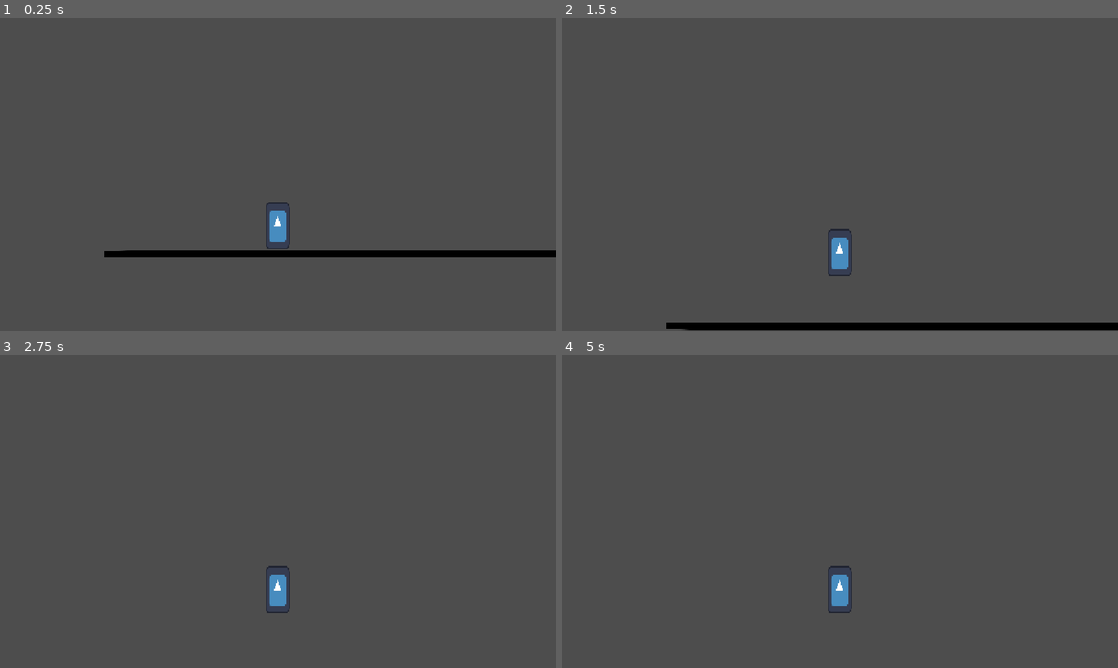
Above: before the commit, frames 1-4 (two rows, left to right).
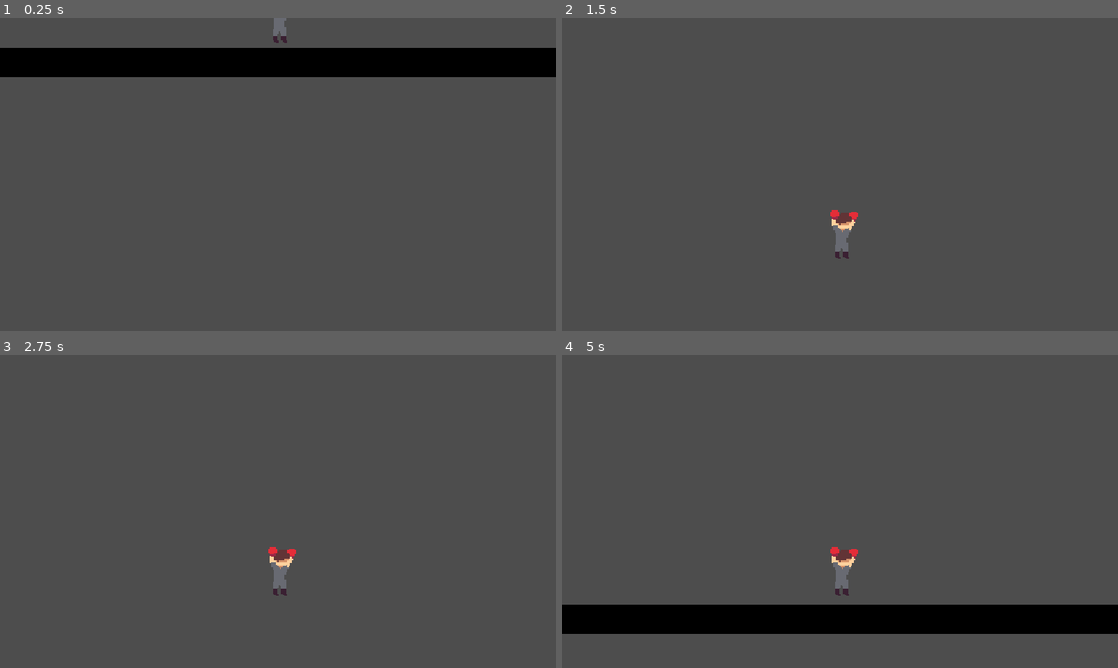
Above: after the commit, the same moments.

Repository: CheeseySofa/Martial-Arts-Fighter-or-smth
Game: Godot game, scene res://Scenes/world.tscn
Same seed, same stepped clock (60 frames per second), same inputs: the game is played once before the commit and once after it. The engine's default icon, where the game draws it, is replaced by a stand-in: a white triangle on a blue panel in a dark square.
Inputs (mouse positions are in pixels of both pictures, inside the frame that each line leads up to):
- Up to frame 1 (0.25 s): no input
- Up to frame 2 (1.5 s): tap Enter at 0.5 s; move the mouse to (962, 158) at 0.52 s; tap A (A) at 0.6 s; click (962, 158) at 0.67 s; tap Space (jump) at 0.77, 1.07 s; tap D (D) at 0.8 s; drag from (728, 190) to (812, 237) at 1.27 s
- Up to frame 3 (2.75 s): tap Space (jump) at 2, 2.3 s; move the mouse to (333, 442) at 2.02 s; tap F (punch, bound only after the commit) at 2.1 s; click (333, 442) at 2.17 s
- Up to frame 4 (5 s): tap Enter at 2.75, 4.25 s; drag from (812, 574) to (673, 464) at 2.77 s; tap Space (jump) at 3.5, 3.77, 4.07 s; move the mouse to (1006, 558) at 3.52 s; tap A (A) at 3.6 s; click (1006, 558) at 3.67 s; tap D (D) at 3.8 s; drag from (673, 464) to (756, 433) at 4.27 s

The runs differ from the first frame. In frame 1, 12% of the frame differs, in the area x 0-100%, y 0-77%; in frame 2, 2.6%; in frame 3, 0.7%; in frame 4, 10%.

Commit message:
Added basic combo mechanics

Diff:
--- a/Scenes/Player.tscn
+++ b/Scenes/Player.tscn
@@ -1,33 +1,135 @@
 [gd_scene format=3 uid="uid://daxy5l0r18q1j"]
 
 [ext_resource type="Script" uid="uid://5ljqogr5e7u6" path="res://Scripts/player.gd" id="1_kyqiw"]
-[ext_resource type="Texture2D" uid="uid://cpo632ij2cj3u" path="res://icon.svg" id="1_rpqav"]
+[ext_resource type="Texture2D" uid="uid://csyie07xkojl6" path="res://Assets/placeholder/jump/character-jump-0.png" id="3_1e7my"]
+[ext_resource type="Texture2D" uid="uid://bkqq67acgpxqs" path="res://Assets/placeholder/idle/character-idle-0.png" id="3_bhhdu"]
+[ext_resource type="PackedScene" uid="uid://c8pf2mck76cg3" path="res://Scenes/hurt_box.tscn" id="3_gntrk"]
+[ext_resource type="Texture2D" uid="uid://cr5ixs64lkt11" path="res://Assets/placeholder/run/character-run-0.png" id="3_o3h8g"]
+[ext_resource type="Texture2D" uid="uid://drxvas2aiwyxg" path="res://Assets/placeholder/run/character-run-1.png" id="4_1e7my"]
+[ext_resource type="Texture2D" uid="uid://dgjc2e8mcvkcd" path="res://Assets/placeholder/attack/character-attack-0.png" id="4_1iu4k"]
+[ext_resource type="Texture2D" uid="uid://2hxy4g8tirka" path="res://Assets/placeholder/idle/character-idle-1.png" id="4_megsn"]
+[ext_resource type="Texture2D" uid="uid://cfpum0fcvs08b" path="res://Assets/placeholder/run/character-run-2.png" id="5_arntx"]
+[ext_resource type="Texture2D" uid="uid://cyhc8pakt0lfr" path="res://Assets/placeholder/attack/character-attack-1.png" id="5_m0x7a"]
+[ext_resource type="Texture2D" uid="uid://bq7neqbt1yarl" path="res://Assets/placeholder/idle/character-idle-2.png" id="5_yoq75"]
+[ext_resource type="Texture2D" uid="uid://v1428x124o60" path="res://Assets/placeholder/attack/character-attack-2.png" id="6_5v66d"]
+[ext_resource type="Texture2D" uid="uid://dlpwvdyexa5kp" path="res://Assets/placeholder/idle/character-idle-3.png" id="6_ksbbd"]
+[ext_resource type="Texture2D" uid="uid://c08jqtawl6i48" path="res://Assets/placeholder/run/character-run-3.png" id="6_lslt6"]
+[ext_resource type="Texture2D" uid="uid://crcg3xeblpnwe" path="res://Assets/placeholder/idle/character-idle-4.png" id="7_glx4g"]
+[ext_resource type="Texture2D" uid="uid://bp31yb8fb8xtb" path="res://Assets/placeholder/run/character-run-4.png" id="7_ulo2v"]
+[ext_resource type="Texture2D" uid="uid://3enupogu16k0" path="res://Assets/placeholder/attack/character-attack-3.png" id="7_x63xi"]
+[ext_resource type="Texture2D" uid="uid://mwm4rjogyq6r" path="res://Assets/placeholder/run/character-run-5.png" id="8_1iu4k"]
+[ext_resource type="Texture2D" uid="uid://cplup2q61ulpi" path="res://Assets/placeholder/idle/character-idle-5.png" id="8_miouo"]
 
 [sub_resource type="RectangleShape2D" id="RectangleShape2D_uvcww"]
-size = Vector2(162, 371)
+size = Vector2(48.456062, 95.534546)
+
+[sub_resource type="SpriteFrames" id="SpriteFrames_kyqiw"]
+animations = [{
+"frames": [{
+"duration": 1.0,
+"texture": ExtResource("3_1e7my")
+}],
+"loop": 1,
+"name": &"Jump",
+"speed": 5.0
+}, {
+"frames": [{
+"duration": 1.0,
+"texture": ExtResource("4_1iu4k")
+}, {
+"duration": 1.0,
+"texture": ExtResource("5_m0x7a")
+}, {
+"duration": 1.0,
+"texture": ExtResource("6_5v66d")
+}, {
+"duration": 1.0,
+"texture": ExtResource("7_x63xi")
+}],
+"loop": 1,
+"name": &"Punch",
+"speed": 10.0
+}, {
+"frames": [{
+"duration": 1.0,
+"texture": ExtResource("3_o3h8g")
+}, {
+"duration": 1.0,
+"texture": ExtResource("4_1e7my")
+}, {
+"duration": 1.0,
+"texture": ExtResource("5_arntx")
+}, {
+"duration": 1.0,
+"texture": ExtResource("6_lslt6")
+}, {
+"duration": 1.0,
+"texture": ExtResource("7_ulo2v")
+}, {
+"duration": 1.0,
+"texture": ExtResource("8_1iu4k")
+}],
+"loop": 1,
+"name": &"Run",
+"speed": 13.0
+}, {
+"frames": [],
+"loop": 1,
+"name": &"attack",
+"speed": 5.0
+}, {
+"frames": [{
+"duration": 1.0,
+"texture": ExtResource("3_bhhdu")
+}, {
+"duration": 1.0,
+"texture": ExtResource("4_megsn")
+}, {
+"duration": 1.0,
+"texture": ExtResource("5_yoq75")
+}, {
+"duration": 1.0,
+"texture": ExtResource("6_ksbbd")
+}, {
+"duration": 1.0,
+"texture": ExtResource("7_glx4g")
+}, {
+"duration": 1.0,
+"texture": ExtResource("8_miouo")
+}],
+"loop": 1,
+"name": &"idle",
+"speed": 5.0
+}]
+
+[sub_resource type="Animation" id="Animation_1e7my"]
+resource_name = "Punch"
+
+[sub_resource type="AnimationLibrary" id="AnimationLibrary_arntx"]
+_data = {
+&"Punch": SubResource("Animation_1e7my")
+}
 
 [node name="CharacterBody2D" type="CharacterBody2D" unique_id=1684151279]
 scale = Vector2(0.5, 0.5)
 script = ExtResource("1_kyqiw")
 
-[node name="Sprite2D" type="Sprite2D" parent="." unique_id=242721195]
-position = Vector2(-4.552945, 650.7307)
-scale = Vector2(2.5538602, 5.0739174)
-texture = ExtResource("1_rpqav")
-
 [node name="CollisionShape2D" type="CollisionShape2D" parent="." unique_id=1012985528]
-position = Vector2(-3.552948, 651.7307)
+position = Vector2(0, 218)
 scale = Vector2(1.8160783, 1.6957217)
 shape = SubResource("RectangleShape2D_uvcww")
 
 [node name="Camera2D" type="Camera2D" parent="." unique_id=2051554318]
-zoom = Vector2(0.3, 0.3)
-limit_enabled = false
-limit_smoothed = true
+position = Vector2(-2, -2)
+zoom = Vector2(1.2, 1.2)
+limit_top = 200
 position_smoothing_speed = 20.0
-rotation_smoothing_enabled = true
 drag_horizontal_enabled = true
 drag_vertical_enabled = true
+drag_left_margin = 0.56
+drag_top_margin = 1.0
+drag_right_margin = 0.56
+drag_bottom_margin = 0.0
 
 [node name="Dash_Input" type="Timer" parent="." unique_id=1785733445]
 wait_time = 0.3
@@ -38,5 +140,18 @@
 one_shot = true
 ignore_time_scale = true
 
+[node name="hurt_box" parent="." unique_id=2023193731 instance=ExtResource("3_gntrk")]
+position = Vector2(500, 552)
+
+[node name="AnimatedSprite2D" type="AnimatedSprite2D" parent="." unique_id=1298376656]
+position = Vector2(9.999998, 216)
+scale = Vector2(5, 5)
+sprite_frames = SubResource("SpriteFrames_kyqiw")
+animation = &"idle"
+frame_progress = 0.9572726
+
+[node name="Attack_Animation" type="AnimationPlayer" parent="." unique_id=326812374]
+libraries/ = SubResource("AnimationLibrary_arntx")
+
 [connection signal="timeout" from="Dash_Input" to="." method="_on_timer_timeout"]
 [connection signal="timeout" from="Dash_Cd" to="." method="_on_dash_cd_timeout"]
--- /dev/null
+++ b/Scenes/hurt_box.gd
@@ -0,0 +1,39 @@
+extends Node2D
+
+var punching = false
+var kicking = false
+var grabbing = false
+var p_combo = 0
+var k_combo = 0
+var p_timer = false
+var k_timer = false
+
+
+# Called when the node enters the scene tree for the first time.
+func _ready():
+	pass
+
+# Called every frame. 'delta' is the elapsed time since the previous frame.
+func _process(delta):
+
+	if punching and p_timer:
+		if Input.is_action_just_pressed("punch"):
+			if p_combo < 5:
+				p_combo += 1
+				print(p_combo)
+				$punch_timer.start()
+
+
+	if Input.is_action_just_pressed("punch") and !punching:
+		punching = true
+		$punch_timer.start()
+		p_timer = true
+		print("Combo Start")
+
+func _on_area_2d_body_entered(body):
+	body.health -= 10
+
+func _on_punch_timer_timeout():
+	p_combo = 0
+	p_timer = false
+	punching = false
--- /dev/null
+++ b/Scenes/hurt_box.tscn
@@ -0,0 +1,26 @@
+[gd_scene format=3 uid="uid://c8pf2mck76cg3"]
+
+[ext_resource type="Script" uid="uid://y0p0eut03cf4" path="res://Scenes/hurt_box.gd" id="1_2ktet"]
+
+[sub_resource type="RectangleShape2D" id="RectangleShape2D_uvcww"]
+
+[node name="hurt_box" type="Node2D" unique_id=2023193731]
+script = ExtResource("1_2ktet")
+
+[node name="Area2D" type="Area2D" parent="." unique_id=1742978796]
+monitoring = false
+monitorable = false
+
+[node name="CollisionShape2D" type="CollisionShape2D" parent="Area2D" unique_id=660322737]
+shape = SubResource("RectangleShape2D_uvcww")
+
+[node name="punch_timer" type="Timer" parent="." unique_id=269365469]
+wait_time = 0.3
+one_shot = true
+
+[node name="kick_timer" type="Timer" parent="." unique_id=254981131]
+
+[node name="grab_timer" type="Timer" parent="." unique_id=1760242304]
+
+[connection signal="body_entered" from="Area2D" to="." method="_on_area_2d_body_entered"]
+[connection signal="timeout" from="punch_timer" to="." method="_on_punch_timer_timeout"]
--- a/Scenes/world.tscn
+++ b/Scenes/world.tscn
@@ -5,8 +5,11 @@
 
 [node name="World" type="Node2D" unique_id=1520821062]
 
-[node name="Node2D" parent="." unique_id=1766983991 instance=ExtResource("1_go701")]
-position = Vector2(583, 559)
+[node name="CharacterBody2D" parent="." unique_id=1684151279 instance=ExtResource("2_5a7ea")]
+position = Vector2(-114, 69)
 
-[node name="CharacterBody2D" parent="." unique_id=1684151279 instance=ExtResource("2_5a7ea")]
-position = Vector2(-121, 41)
+[node name="node bro" type="Node2D" parent="." unique_id=209940117]
+scale = Vector2(0.5, 0.5)
+
+[node name="Node2D" parent="node bro" unique_id=1766983991 instance=ExtResource("1_go701")]
+position = Vector2(1084, 494)
--- a/Scripts/player.gd
+++ b/Scripts/player.gd
@@ -1,7 +1,7 @@
 extends CharacterBody2D
 
-const SPEED = 1000
-const JUMP_VELOCITY = -800
+const SPEED = 650
+const JUMP_VELOCITY = -400
 var direction = null
 var time = 0
 var dash_time = 0
@@ -27,24 +27,28 @@
 		if (a1 or d1) and Dash_window and cd:
 
 			if a1 and perm_a and is_on_floor():
-				velocity.x -= 8000
+				velocity.x -= 5000
 				$Dash_Cd.start()
 				cd = false
 				dashin = true
 
 			elif d1 and perm_d and is_on_floor():
-				velocity.x += 8000
+				velocity.x += 5000
 				$Dash_Cd.start()
 				cd = false
 				dashin = true
 
 	#air stuff
 	if not is_on_floor():
+		$AnimatedSprite2D.play("Jump")
 		velocity += (get_gravity() + Vector2(0,1)) * delta
 
 	#ground stuff
 	if is_on_floor():
 		if direction:
+			if ((direction == -1 and $AnimatedSprite2D.scale.x > 0) or (direction == 1 and $AnimatedSprite2D.scale.x < 0)):
+				$AnimatedSprite2D.scale.x *= -1
+			$AnimatedSprite2D.play("Run")
 			time += delta
 			if !dashin:
 				velocity.x = clamp((abs(velocity.x) + (110 * time)) ,300, SPEED) * direction
@@ -55,6 +59,7 @@
 					dashin = false
 					dash_time = 0
 		else:
+			$AnimatedSprite2D.play("idle")
 			time = 0
 			if !dashin:
 				velocity.x = move_toward(velocity.x, 0, SPEED)
--- a/project.godot
+++ b/project.godot
@@ -47,6 +47,11 @@
 "events": [Object(InputEventKey,"resource_local_to_scene":false,"resource_name":"","device":-1,"window_id":0,"alt_press …(191 unchanged characters)…
 ]
 }
+punch={
+"deadzone": 0.2,
+"events": [Object(InputEventKey,"resource_local_to_scene":false,"resource_name":"","device":-1,"window_id":0,"alt_pressed":false,"shift_pressed":false,"ctrl_pressed":false,"meta_pressed":false,"pressed":false,"keycode":0,"physical_keycode":70,"key_label":0,"unicode":102,"location":0,"echo":false,"script":null)
+]
+}
 
 [physics]
 
@@ -54,4 +59,5 @@
 
 [rendering]
 
+textures/canvas_textures/default_texture_filter=0
 rendering_device/driver.windows="d3d12"
Binary file added: Assets/placeholder/attack/character-attack-0.png
Not shown, added: Assets/placeholder/attack/character-attack-0.png.import
Binary file added: Assets/placeholder/attack/character-attack-1.png
Not shown, added: Assets/placeholder/attack/character-attack-1.png.import
Binary file added: Assets/placeholder/attack/character-attack-2.png
Not shown, added: Assets/placeholder/attack/character-attack-2.png.import
Binary file added: Assets/placeholder/attack/character-attack-3.png
Not shown, added: Assets/placeholder/attack/character-attack-3.png.import
Binary file added: Assets/placeholder/idle/character-idle-0.png
Not shown, added: Assets/placeholder/idle/character-idle-0.png.import
Binary file added: Assets/placeholder/idle/character-idle-1.png
Not shown, added: Assets/placeholder/idle/character-idle-1.png.import
(and 25 more such lines)
